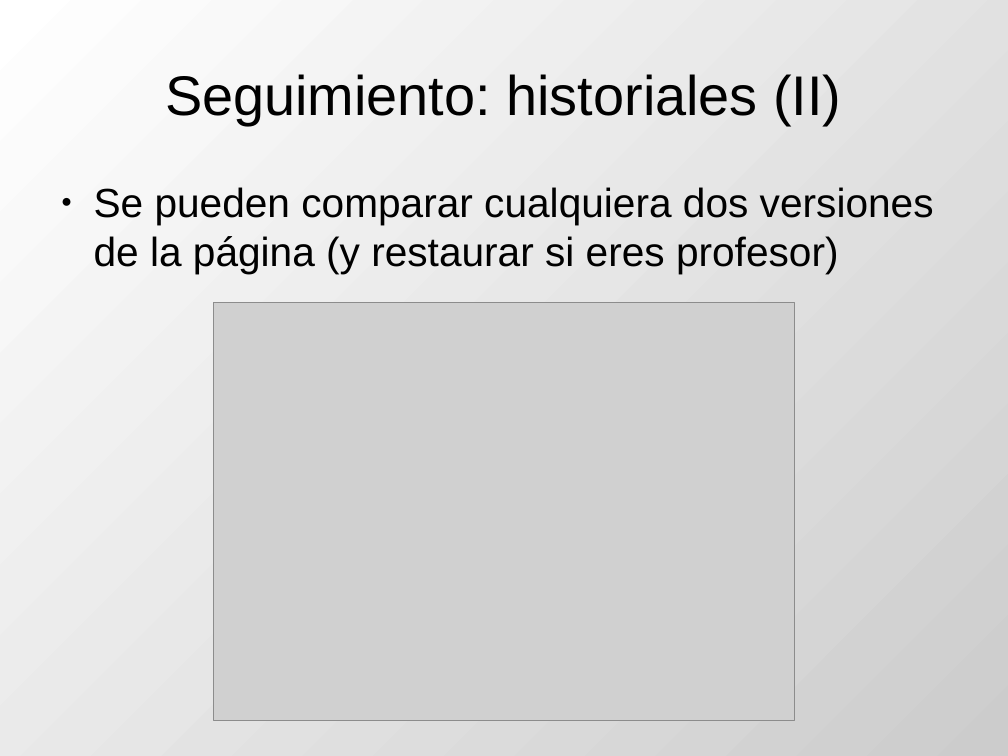
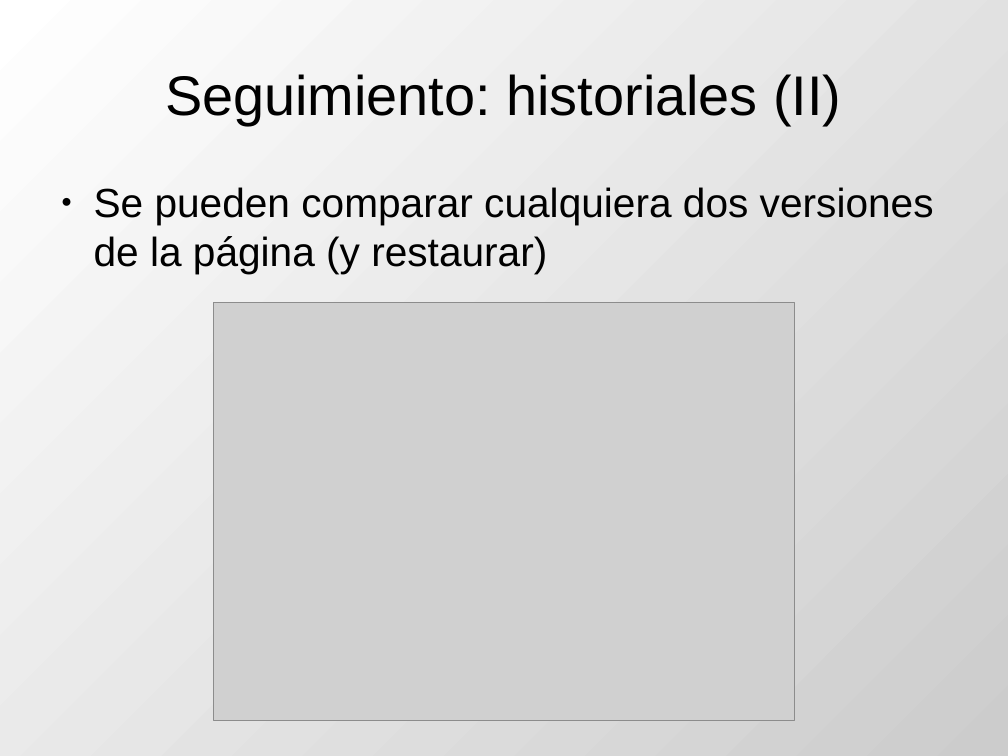
Before and after one commit to DrPantera/wikis4education, a slide deck: slide 17 of uca-2017/tema-3-WikisEnMoodle.odp. Drawn at 1008x756 pixels with LibreOffice and Linux fonts; fonts in the diff are those of the drawing; grey boxes stand for pictures. Boxes give left, top, right and bottom in pixels: in the first picture for what was removed or moved away, otherwise in the second. Text is boxed around its words. In the diff, an @@ line names an element or a change of style, - is before the commit and + after.

Commit message:
Resturar no profesor

```diff
--- a/uca-2017/tema-3-WikisEnMoodle.odp
+++ b/uca-2017/tema-3-WikisEnMoodle.odp
@@ text at (94,187,934,274): text changed @@
-● Se pueden comparar cualquiera dos versiones de la página (y restaurar si eres profesor)
+● Se pueden comparar cualquiera dos versiones de la página (y restaurar)
```
Also in this commit, not shown: 1 other file.
